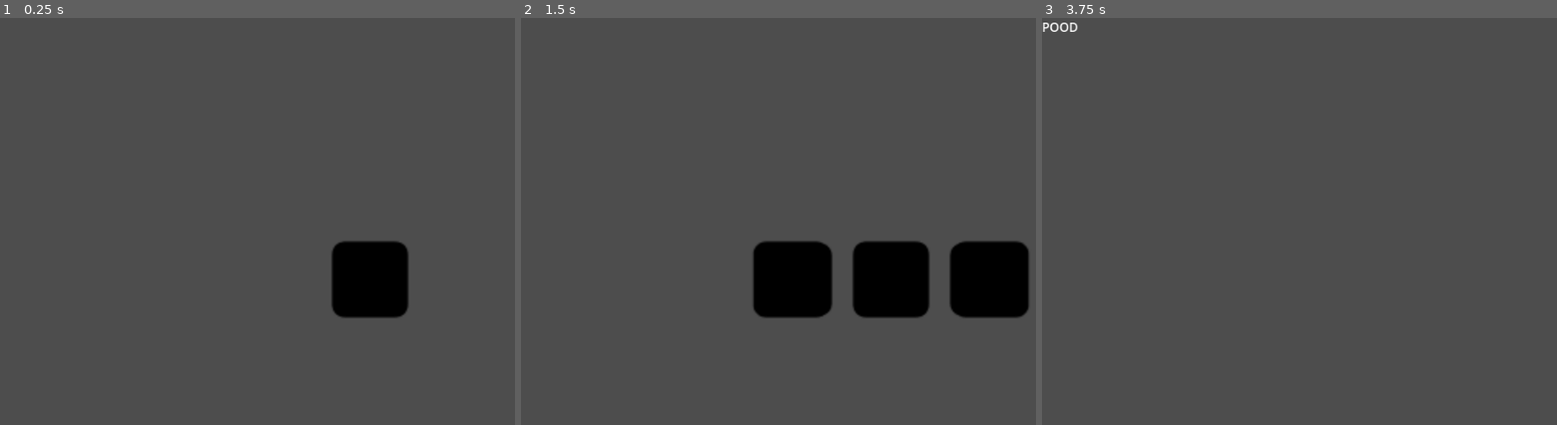
Above: before the commit, frames 1-3 (left to right).
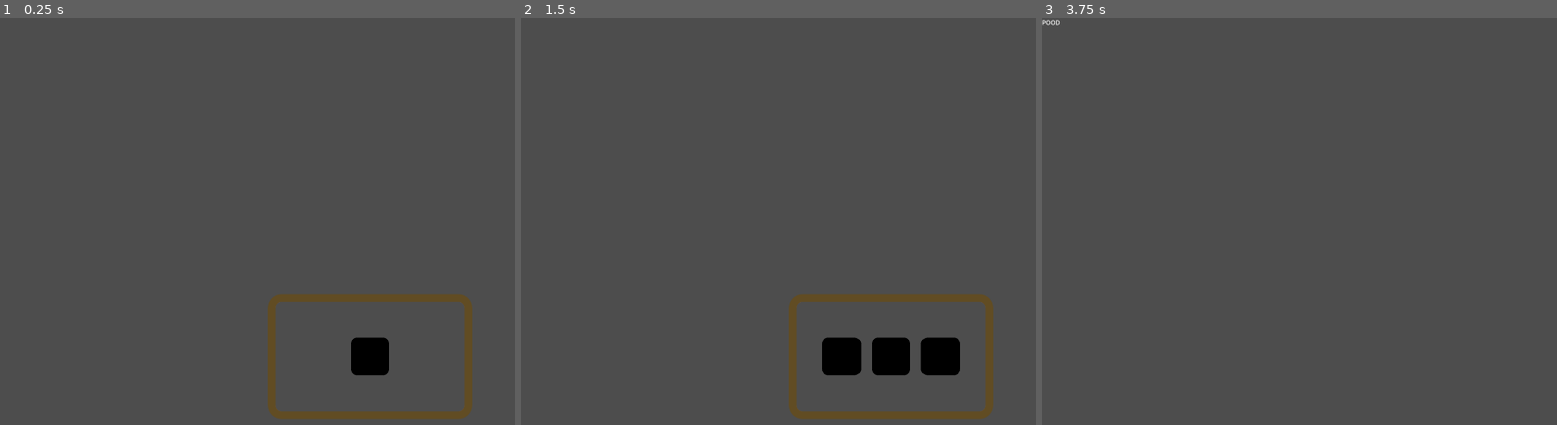
Above: after the commit, the same moments.

Repository: Rubj/dice
Game: Godot game, scene res://node_2d.tscn
Same seed, same stepped clock (60 frames per second), same inputs: the game is played once before the commit and once after it.
Inputs (mouse positions are in pixels of both pictures, inside the frame that each line leads up to):
- Up to frame 1 (0.25 s): no input
- Up to frame 2 (1.5 s): tap Enter at 0.5 s; move the mouse to (outside the picture) at 0.52 s; click (outside the picture) at 0.6 s; tap Space at 1.25 s; move the mouse to (742, 245) at 1.27 s; click (742, 245) at 1.35 s
- Up to frame 3 (3.75 s): tap Enter at 2, 3.5 s; move the mouse to (1484, 136) at 2.02 s; click (1484, 136) at 2.1 s; tap Space at 2.75 s; move the mouse to (1376, 306) at 2.77 s; click (1376, 306) at 2.85 s; move the mouse to (outside the picture) at 3.52 s; click (outside the picture) at 3.6 s

The runs differ from the first frame. In frame 1, 5.4% of the frame differs, in the area x 51-92%, y 54-99%; in frame 2, 12%, in the area x 45-99%, y 54-99%; in frame 3, 0.1%.

Commit message:
panel testing

Diff:
--- /dev/null
+++ b/art/main_theme.tres
@@ -0,0 +1,10 @@
+[gd_resource type="Theme" load_steps=3 format=3 uid="uid://dukt8tfhe20my"]
+
+[ext_resource type="StyleBox" uid="uid://4onpf5llxyhu" path="res://scenes/card_ui/card_base_stylebox.tres" id="1_8frbv"]
+[ext_resource type="FontFile" uid="uid://dskmdk146n4rq" path="res://art/pixel_rpg.ttf" id="1_v7p1x"]
+
+[resource]
+default_font = ExtResource("1_v7p1x")
+default_font_size = 6
+Panel/styles/panel = ExtResource("1_8frbv")
+PanelContainer/styles/panel = ExtResource("1_8frbv")
--- /dev/null
+++ b/panel_stylebox.tres
@@ -0,0 +1,13 @@
+[gd_resource type="StyleBoxFlat" format=3 uid="uid://8hqv8wwn6ew5"]
+
+[resource]
+bg_color = Color(0.65098, 0.396078, 0.207843, 1)
+border_width_left = 10
+border_width_top = 10
+border_width_right = 10
+border_width_bottom = 10
+border_color = Color(0.380434, 0.296545, 0.138911, 1)
+corner_radius_top_left = 35
+corner_radius_top_right = 35
+corner_radius_bottom_right = 35
+corner_radius_bottom_left = 35
--- /dev/null
+++ b/panel_stylebox_transparent.tres
@@ -0,0 +1,13 @@
+[gd_resource type="StyleBoxFlat" format=3 uid="uid://855g4xw60h8r"]
+
+[resource]
+bg_color = Color(0.65098, 0.396078, 0.207843, 0)
+border_width_left = 20
+border_width_top = 20
+border_width_right = 20
+border_width_bottom = 20
+border_color = Color(0.380434, 0.296545, 0.138911, 1)
+corner_radius_top_left = 35
+corner_radius_top_right = 35
+corner_radius_bottom_right = 35
+corner_radius_bottom_left = 35
--- a/project.godot
+++ b/project.godot
@@ -15,6 +15,11 @@
 config/features=PackedStringArray("4.3", "Forward Plus")
 config/icon="res://icon.svg"
 
+[display]
+
+window/size/viewport_width=1920
+window/size/viewport_height=1080
+
 [input]
 
 click={
@@ -25,8 +30,3 @@
 run/main_scene="res://scenes/battle.tscn"
 config/features=PackedStringArray("4.3", "Forward Plus")
 config/icon="res://icon.svg"
-
-[display]
-
-window/size/viewport_width=960
-window/size/viewport_height=540
--- a/scenes/battle.tscn
+++ b/scenes/battle.tscn
@@ -1,9 +1,10 @@
-[gd_scene load_steps=5 format=3 uid="uid://di7xtsgoeeeqh"]
+[gd_scene load_steps=6 format=3 uid="uid://di7xtsgoeeeqh"]
 
 [ext_resource type="ArrayMesh" uid="uid://dfthu21s6meiu" path="res://art/dice/d6/d6 esimene katsetus.obj" id="1_g8vr3"]
 [ext_resource type="Texture2D" uid="uid://5m1nptwxhd6i" path="res://art/dice/d6/d6 esimene katse_d6.png" id="2_yapo8"]
+[ext_resource type="StyleBox" uid="uid://855g4xw60h8r" path="res://panel_stylebox_transparent.tres" id="4_n4mnt"]
 
-[sub_resource type="ViewportTexture" id="ViewportTexture_sjvqm"]
+[sub_resource type="ViewportTexture" id="ViewportTexture_cr16a"]
 viewport_path = NodePath("SubViewport")
 
 [sub_resource type="StandardMaterial3D" id="StandardMaterial3D_gb0gb"]
@@ -11,6 +12,7 @@
 roughness = 0.6
 
 [node name="Battle" type="Node2D"]
+metadata/_edit_lock_ = true
 
 [node name="DiceRollWindow" type="Node" parent="."]
 
@@ -28,18 +30,34 @@
 [node name="TextureRect" type="TextureRect" parent="DiceRollWindow/BoxContainer"]
 layout_mode = 2
 size_flags_horizontal = 3
-texture = SubResource("ViewportTexture_sjvqm")
+texture = SubResource("ViewportTexture_cr16a")
+stretch_mode = 3
 
 [node name="SubViewport" type="SubViewport" parent="."]
-msaa_3d = 1
-scaling_3d_scale = 2.0
-size = Vector2i(300, 200)
+size = Vector2i(600, 400)
 
 [node name="D6EsimeneKatsetus" type="MeshInstance3D" parent="SubViewport"]
 transform = Transform3D(0.19, 0, 0, 0, 0.19, 0, 0, 0, 0.19, 0, 0, 0)
 mesh = ExtResource("1_g8vr3")
+skeleton = NodePath("")
 surface_material_override/0 = SubResource("StandardMaterial3D_gb0gb")
 
 [node name="Camera3D" type="Camera3D" parent="SubViewport"]
 transform = Transform3D(1, 0, 0, 0, 2.98023e-08, 1, 0, -1, 2.98023e-08, 0, 6, 0)
 fov = 15.0
+
+[node name="Panel" type="Panel" parent="SubViewport"]
+anchors_preset = 8
+anchor_left = 0.5
+anchor_top = 0.5
+anchor_right = 0.5
+anchor_bottom = 0.5
+offset_left = -265.0
+offset_top = -162.5
+offset_right = 265.0
+offset_bottom = 162.5
+grow_horizontal = 2
+grow_vertical = 2
+size_flags_horizontal = 4
+size_flags_vertical = 4
+theme_override_styles/panel = ExtResource("4_n4mnt")
